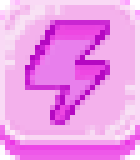
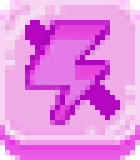
Two versions of the same layered image (140x160). Layer-by-layer changes:
added layer "Layer 12" above "Brightness/Contrast 1" over bbox(25, 20, 120, 120)
hid "Layer 7" over bbox(0, 0, 140, 140)
